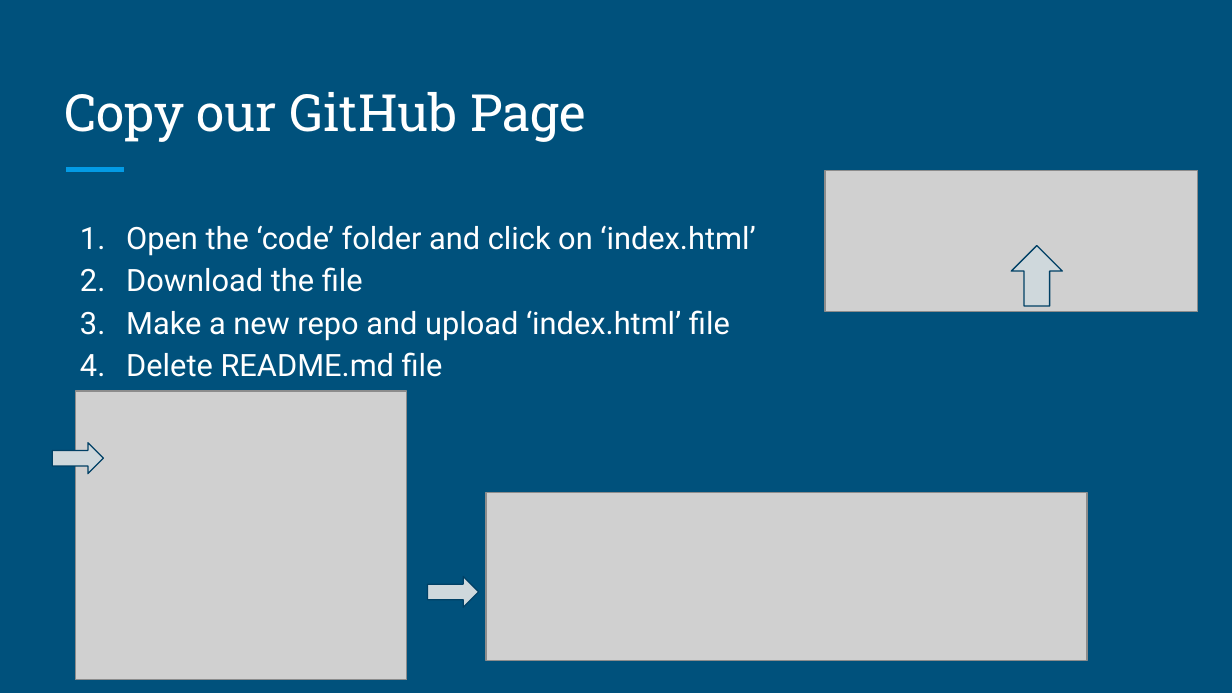
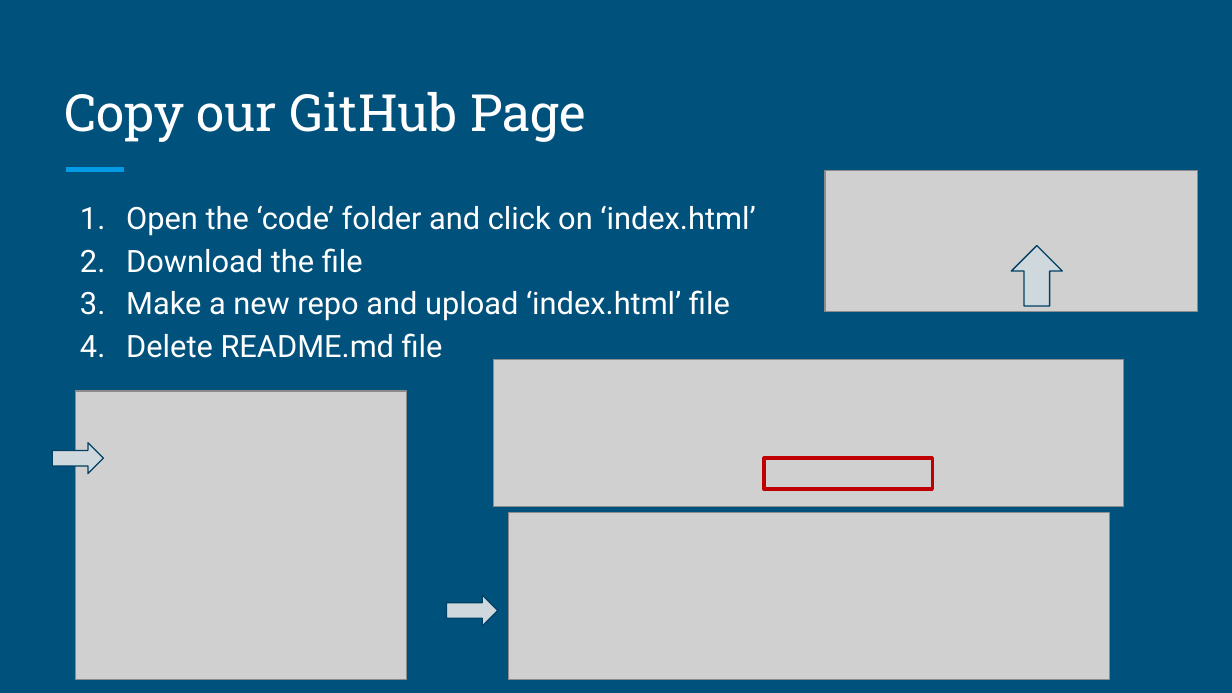
Before and after one commit to TAP-GGC/MACK, a slide deck: slide 11 of documents/MACK Pages Workshop.pptx. Drawn at 1232x693 pixels with LibreOffice and Linux fonts; fonts in the diff are those of the drawing; grey boxes stand for pictures. Boxes give left, top, right and bottom in pixels: in the first picture for what was removed or moved away, otherwise in the second. Text is boxed around its words. In the diff, an @@ line names an element or a change of style, - is before the commit and + after.

```diff
--- a/documents/MACK Pages Workshop.pptx
+++ b/documents/MACK Pages Workshop.pptx
@@ text "Open the ‘code’ folder and ...": place and size @@
-text "Open the ‘code’ folder and ..." at <box>126,225,755,377</box>
+text "Open the ‘code’ folder and ..." at <box>126,205,755,358</box>
@@ picture added at <box>494,360,1125,506</box> @@
@@ rectangle added at <box>764,458,933,489</box>, outline #C00000 2 pt @@
@@ picture: place and size @@
-picture at <box>487,493,1088,660</box>
+picture at <box>509,513,1110,680</box>
@@ right arrow: place and size @@
-right arrow at <box>428,577,479,607</box>
+right arrow at <box>447,595,499,626</box>
```
Also in this commit, not shown: 1 other file.
